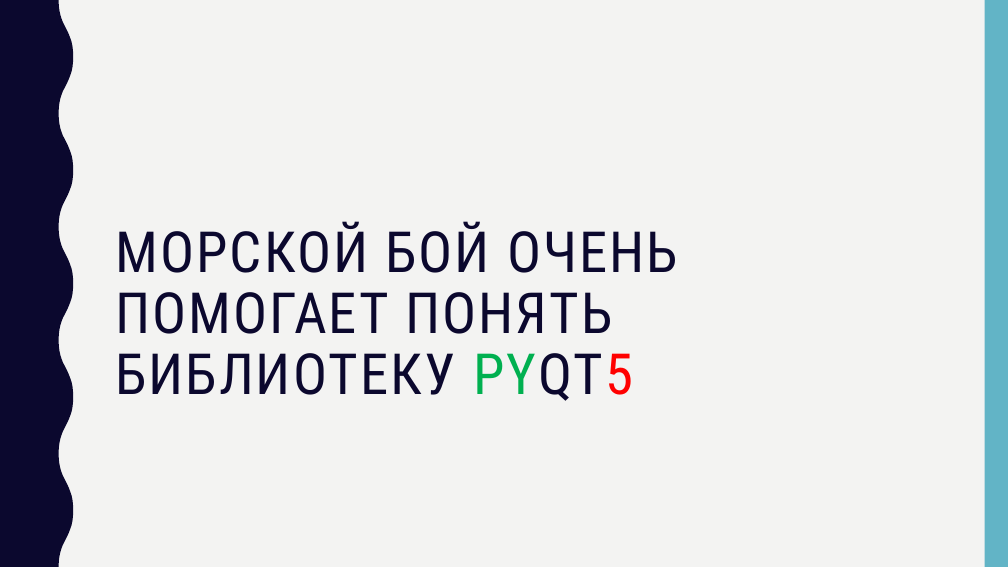
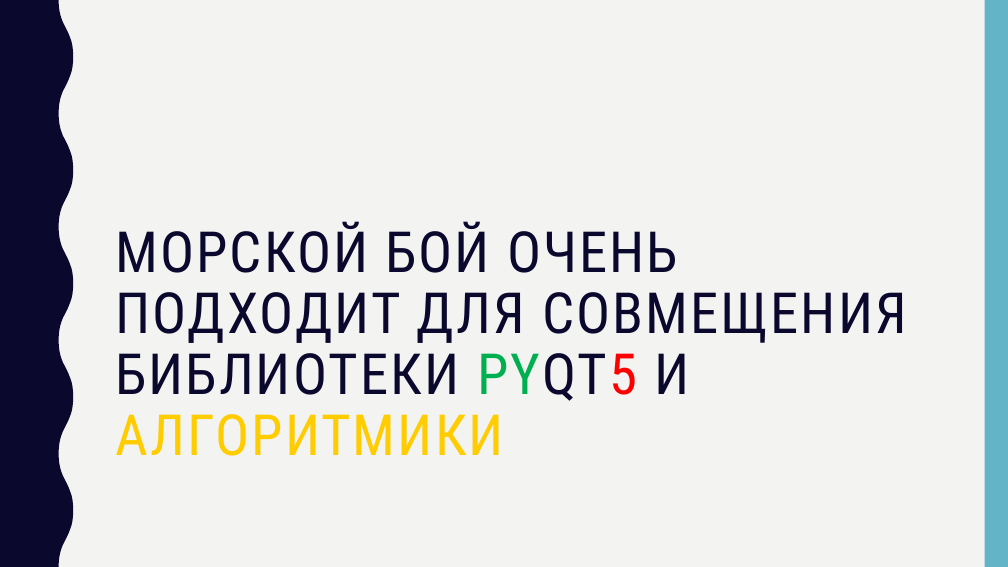
Before and after one commit to romka-best/QT_Project, a slide deck: slide 2 of SEA_BATTLE_PRESENTATION.pptx. Drawn at 1008x567 pixels with LibreOffice and Linux fonts; fonts in the diff are those of the drawing. Boxes give left, top, right and bottom in pixels: in the first picture for what was removed or moved away, otherwise in the second. Text is boxed around its words. In the diff, an @@ line names an element or a change of style, - is before the commit and + after.

```diff
--- a/SEA_BATTLE_PRESENTATION.pptx
+++ b/SEA_BATTLE_PRESENTATION.pptx
@@ title at bbox=[115, 221, 908, 456]: text changed @@
-МОРСКОЙ БОЙ ОЧЕНЬ ПОМОГАЕТ ПОНЯТЬ БИБЛИОТЕКУ PYQT5
+МОРСКОЙ БОЙ ОЧЕНЬ ПОДХОДИТ ДЛЯ СОВМЕЩЕНИЯ БИБЛИОТЕКИ PYQT5 И АЛГОРИТМИКИ
```
Also in this commit, not shown: 3 other slides changed, 1 slide added, 31 other files.
